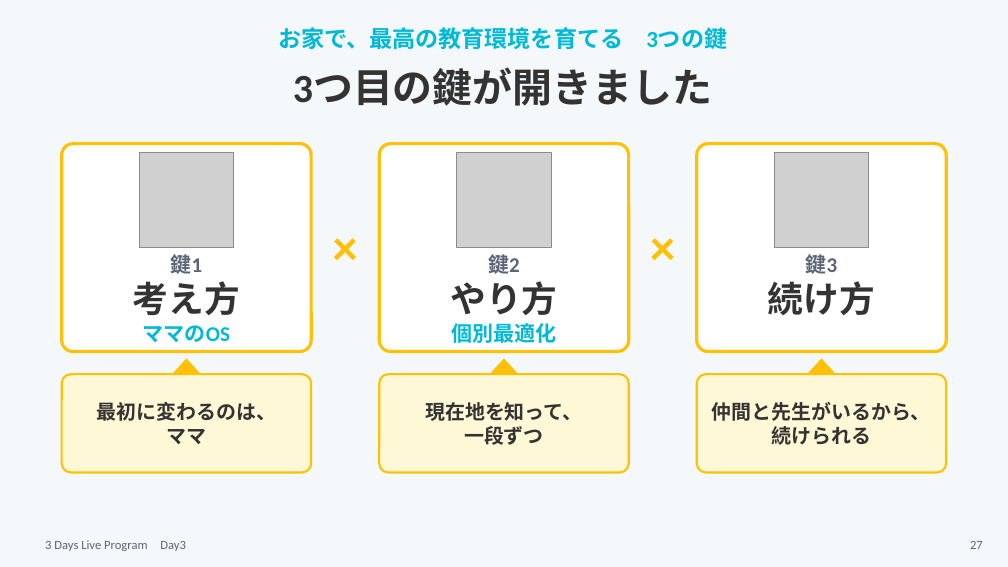
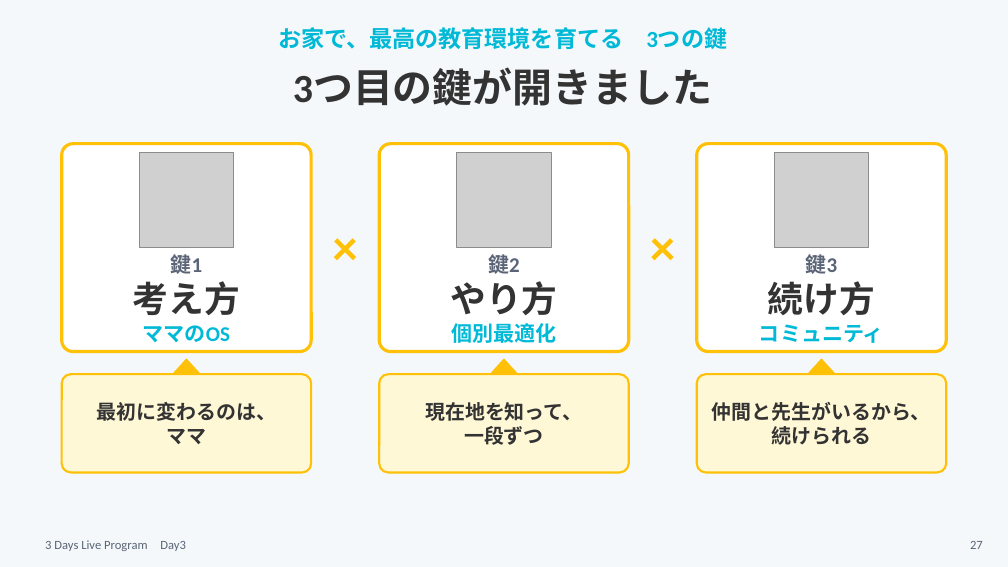
Before and after one commit to tanakayuc/static-pages, a slide deck: slide 27 of pigmarion-homeinter-3days-live/day3/v2/homeinter-day3-v2.pptx. Drawn at 1008x567 pixels with LibreOffice and Linux fonts; fonts in the diff are those of the drawing; grey boxes stand for pictures. Boxes give left, top, right and bottom in pixels: in the first picture for what was removed or moved away, otherwise in the second. Text is boxed around its words. In the diff, an @@ line names an element or a change of style, - is before the commit and + after.

```diff
--- a/pigmarion-homeinter-3days-live/day3/v2/homeinter-day3-v2.pptx
+++ b/pigmarion-homeinter-3days-live/day3/v2/homeinter-day3-v2.pptx
@@ text added at [759,324,884,343], 20 pt, text #00B9D6, bold @@
+コミュニティ
```
Also in this commit, not shown: 1 other slide changed, 2 slides added, 3 slides removed, 47 other files.
